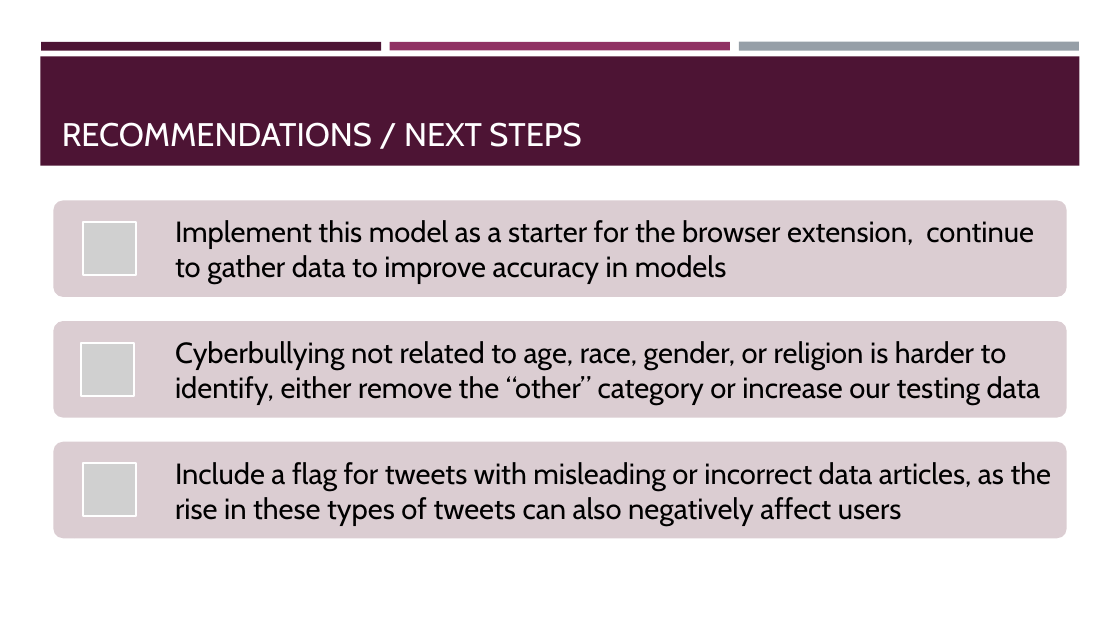
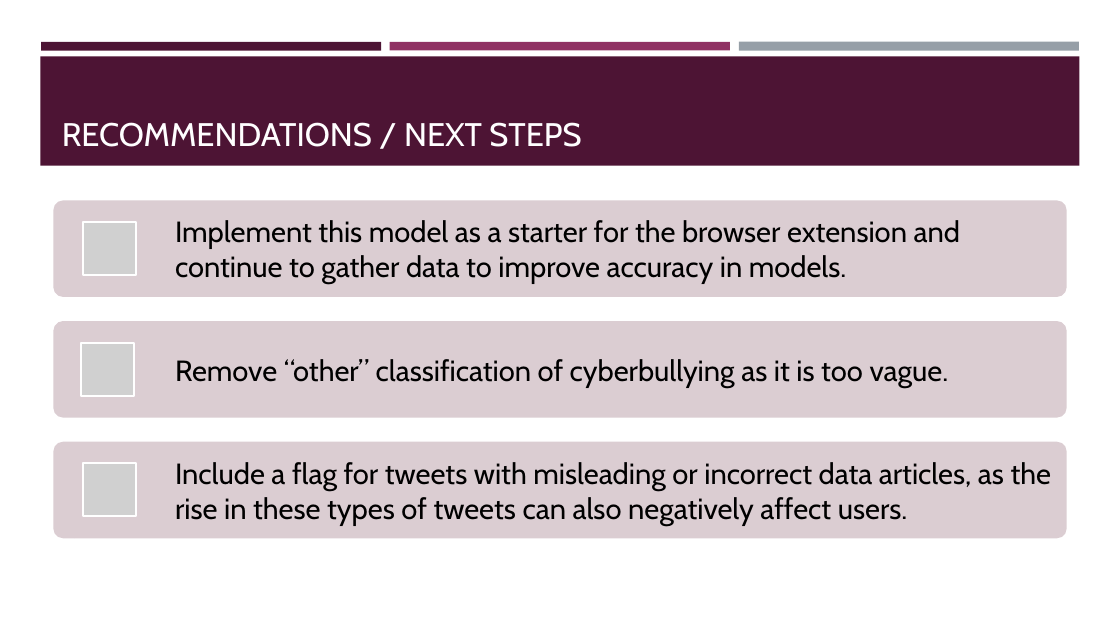
Before and after one commit to sabinabains/dsc-phase-4-project, a slide deck: slide 7 of dsc-phase-4-project-presentation 8.1.pptx. Drawn at 1120x630 pixels with LibreOffice and Linux fonts; fonts in the diff are those of the drawing; grey boxes stand for pictures. Boxes give left, top, right and bottom in pixels: in the first picture for what was removed or moved away, otherwise in the second. Text is boxed around its words. In the diff, an @@ line names an element or a change of style, - is before the commit and + after.

```diff
--- a/dsc-phase-4-project-presentation 8.1.pptx
+++ b/dsc-phase-4-project-presentation 8.1.pptx
@@ text at <box>175,220,960,284</box>: text changed @@
-Implement this model as a starter for the browser extension, continue to gather data to improve accuracy in models
+Implement this model as a starter for the browser extension and continue to gather data to improve accuracy in models.
@@ text at <box>175,359,949,387</box>: text changed @@
-Cyberbullying not related to age, race, gender, or religion is harder to identify, either remove the “other” category or increase our testing data
+Remove “other” classification of cyberbullying as it is too vague.
@@ text at <box>175,462,1052,525</box>: text changed @@
-Include a flag for tweets with misleading or incorrect data articles, as the rise in these types of tweets can also negatively affect users
+Include a flag for tweets with misleading or incorrect data articles, as the rise in these types of tweets can also negatively affect users.
```
Also in this commit, not shown: 5 other slides changed, 6 other files.
